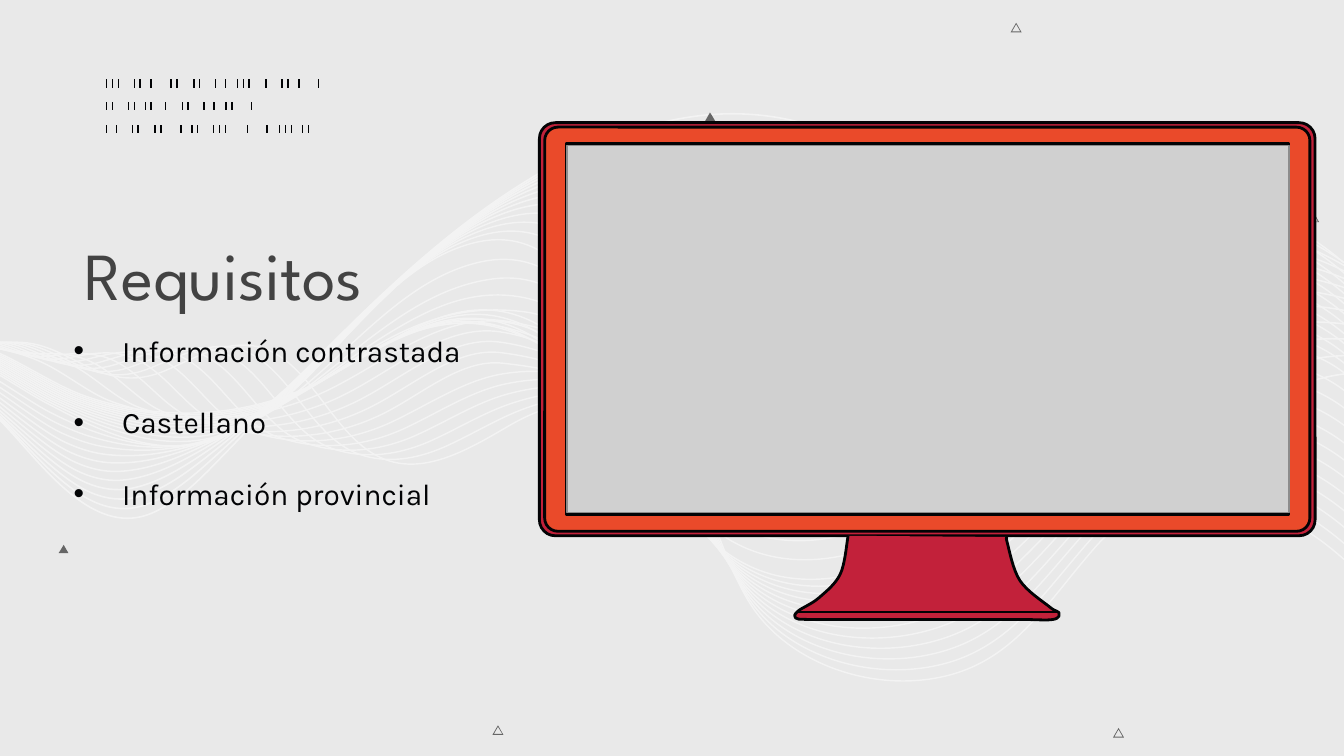
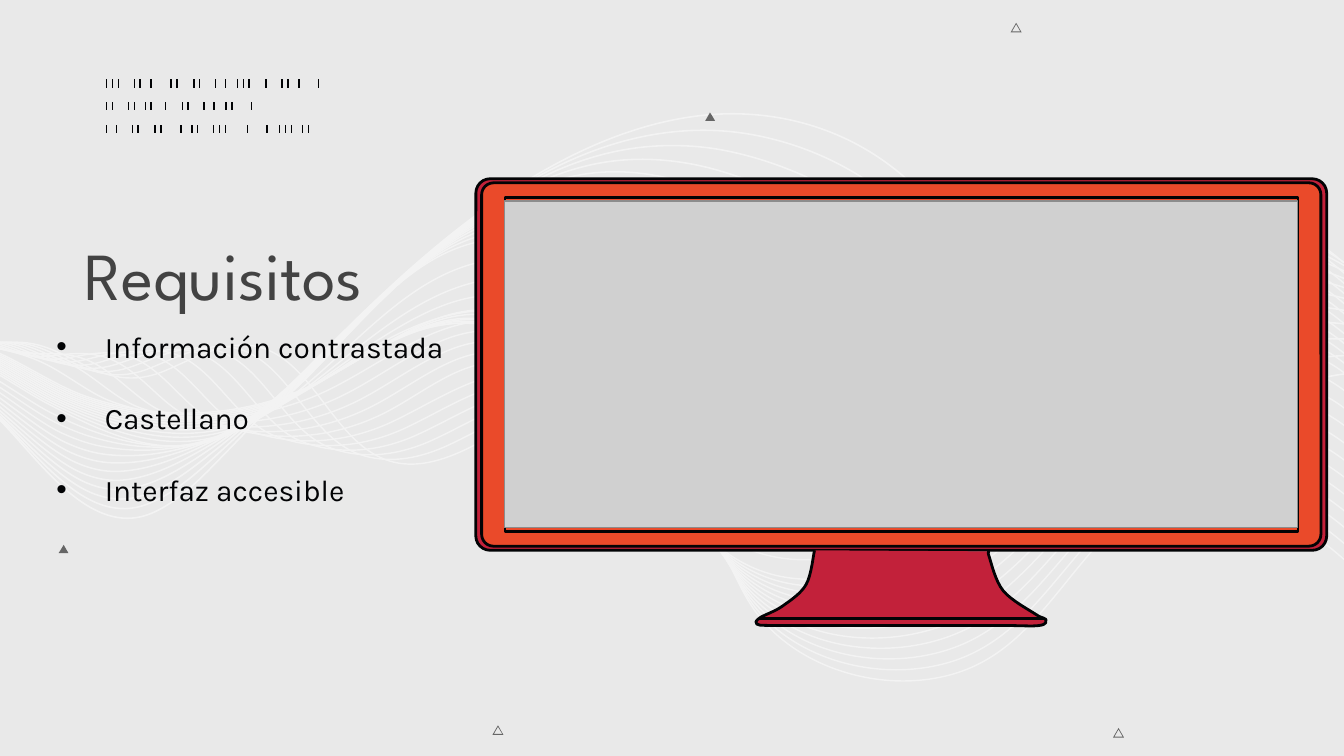
Before and after one commit to AGCG1991/VaCheck, a slide deck: slide 7 of Documentacion y diagramas/VaCheck_4.0.pptx. Drawn at 1344x756 pixels with LibreOffice and Linux fonts; fonts in the diff are those of the drawing; grey boxes stand for pictures. Boxes give left, top, right and bottom in pixels: in the first picture for what was removed or moved away, otherwise in the second. Text is boxed around its words. In the diff, an @@ line names an element or a change of style, - is before the commit and + after.

```diff
--- a/Documentacion y diagramas/VaCheck_4.0.pptx
+++ b/Documentacion y diagramas/VaCheck_4.0.pptx
@@ rounded rectangle: place and size @@
-rounded rectangle at bbox=[539, 122, 1314, 535]
+rounded rectangle at bbox=[476, 179, 1327, 550]
@@ rounded rectangle: place and size @@
-rounded rectangle at bbox=[544, 128, 1309, 532]
+rounded rectangle at bbox=[481, 183, 1320, 546]
@@ picture: place and size @@
-picture at bbox=[567, 145, 1289, 512]
+picture at bbox=[504, 202, 1297, 528]
@@ rectangle: place and size @@
-rectangle at bbox=[566, 144, 1289, 515]
+rectangle at bbox=[505, 198, 1298, 531]
@@ freeform shape removed at bbox=[1308, 212, 1318, 222] @@
@@ subtitle "Información contrastada": place and size @@
-subtitle "Información contrastada" at bbox=[122, 339, 460, 512]
+subtitle "Información contrastada" at bbox=[105, 335, 443, 502]
@@ subtitle at bbox=[105, 480, 344, 502]: text changed @@
-• Información provincial
+• Interfaz accesible
@@ freeform shape: place and size @@
-freeform shape at bbox=[794, 536, 1059, 621]
+freeform shape at bbox=[755, 550, 1046, 625]
@@ line moved from (797, 612) - (1059, 612) to (759, 618) - (1046, 618) @@
```
Also in this commit, not shown: 1 other slide changed, 4 other files.
